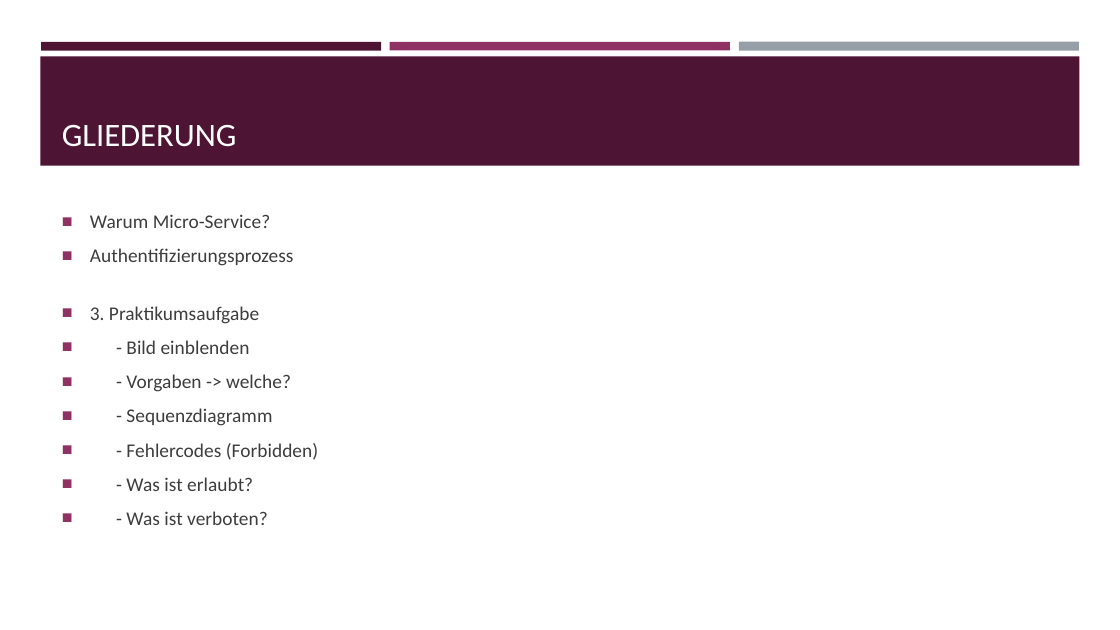
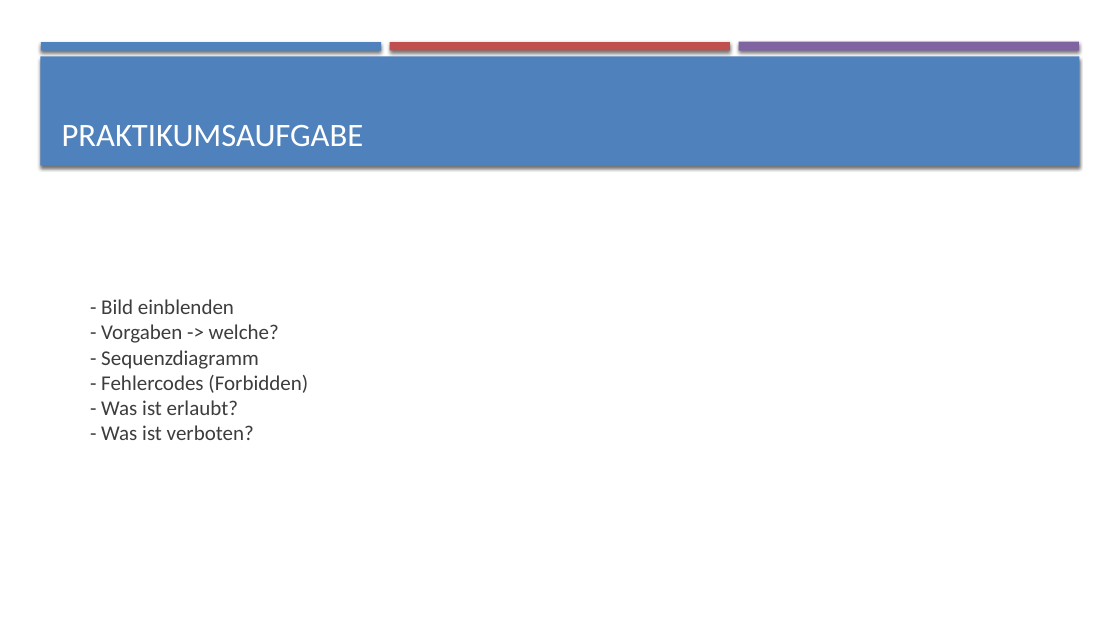
Before and after one commit to abcshmedu/pbl-gruppe-42, a slide deck: slide 5 of VortragSA.pptx (slide 2 before the commit). Drawn at 1120x630 pixels with LibreOffice and Linux fonts; fonts in the diff are those of the drawing. Boxes give left, top, right and bottom in pixels: in the first picture for what was removed or moved away, otherwise in the second. Text is boxed around its words. In the diff, an @@ line names an element or a change of style, - is before the commit and + after.

```diff
--- a/VortragSA.pptx
+++ b/VortragSA.pptx
@@ rectangle at <box>40,56,1080,166</box>: fill #4D1434 to #4F81BD; shadow on @@
@@ rectangle at <box>41,42,381,50</box>: fill #4D1434 to #4F81BD; shadow on @@
@@ rectangle at <box>390,42,730,50</box>: fill #903163 to #C0504D; shadow on @@
@@ rectangle at <box>739,42,1079,51</box>: fill #969FA7 to #8064A2; shadow on @@
@@ text at <box>62,125,364,146</box>: text changed @@
-GLIEDERUNG
+PRAKTIKUMSAUFGABE
@@ text "- Bild einblenden" at <box>101,299,308,440</box>: size 16.6 to 18 pt; bullet ■ to none; less space between paragraphs @@
@@ text at <box>90,214,294,324</box>: paragraphs removed @@
-■ Warum Micro-Service?
-■ Authentifizierungsprozess
-■ 3. Praktikumsaufgabe
```
Also in this commit, not shown: 3 other slides changed, 1 slide added.
